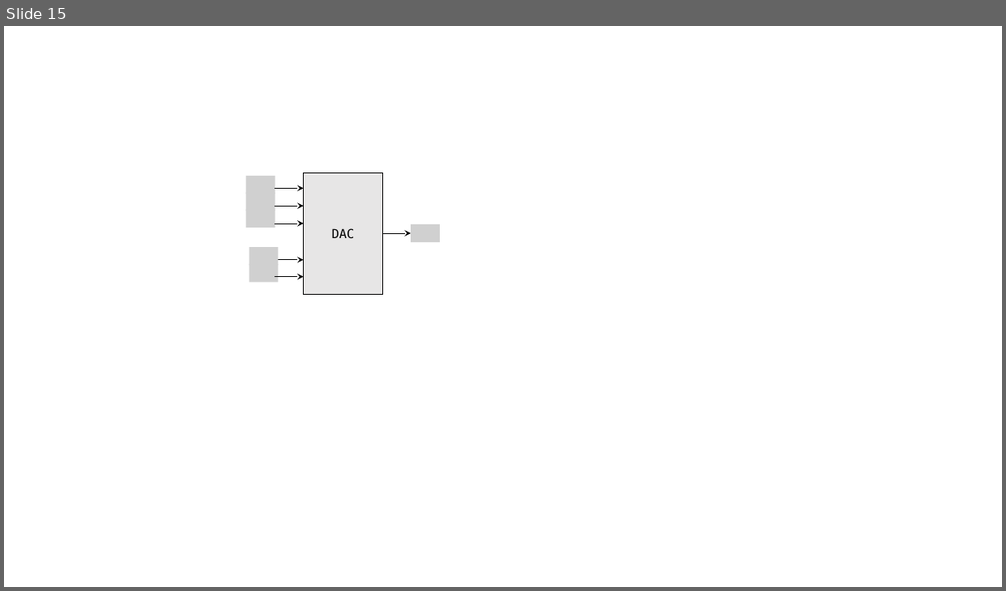
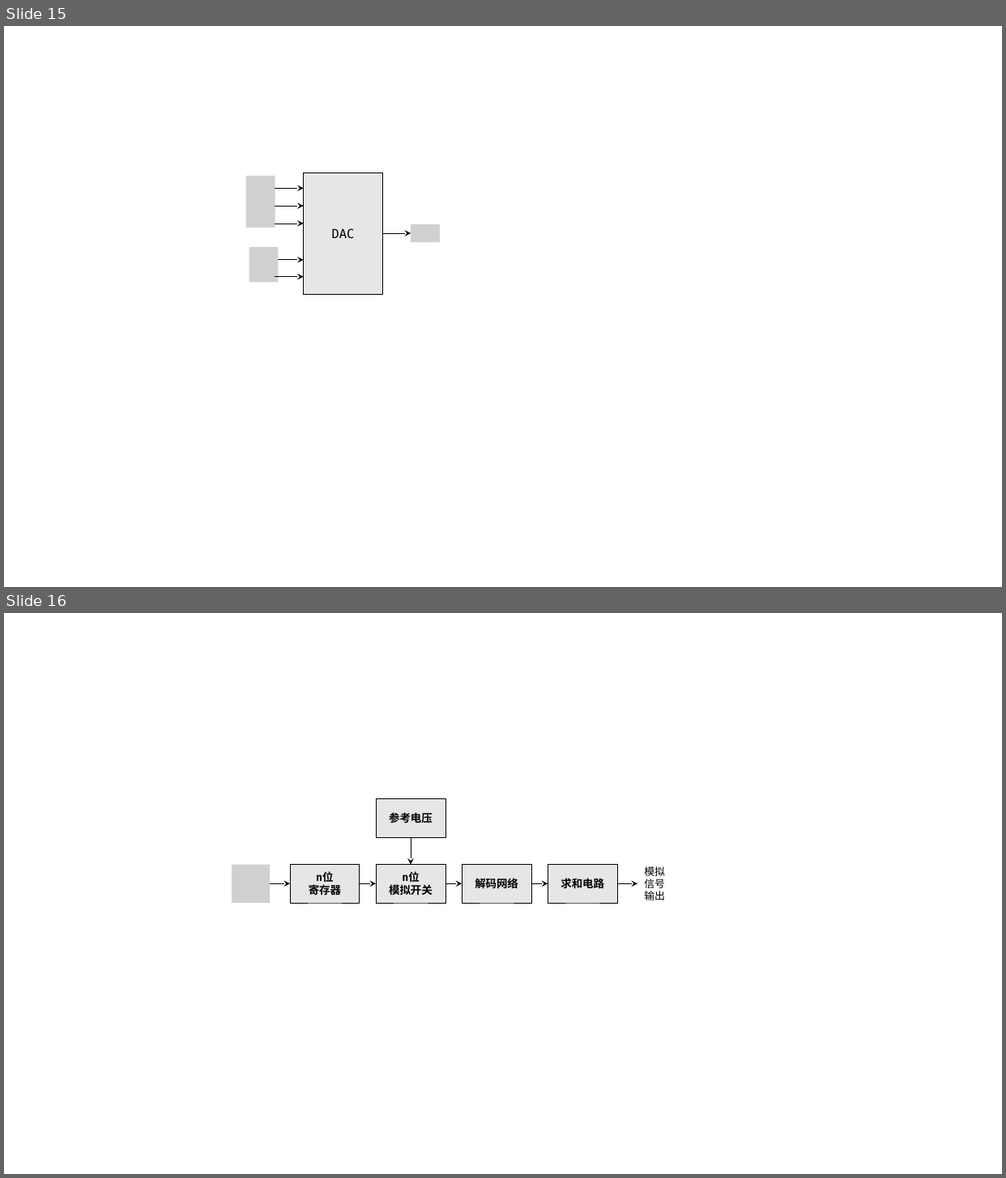
Before and after one commit to zyldgd/document, a slide deck: src/ppt/标图.pptx. Shown one above the other, each under a label of ours: slide 15 before the commit, slides 15 and 16 after it. The pictures are 1006x591 and 1006x1178 pixels, drawn with LibreOffice and Linux fonts; fonts in the diff are those of the drawing; grey boxes stand for pictures. Boxes give left, top, right and bottom in pixels: in the first picture for what was removed or moved away, otherwise in the second. Text is boxed around its words. In the diff, an @@ line names an element or a change of style, - is before the commit and + after.

```diff
--- a/src/ppt/标图.pptx
+++ b/src/ppt/标图.pptx
@@ slide 16 added at [4, 613, 1002, 1174], background #FFFFFF @@
@@ rectangle added at [376, 799, 445, 837], fill #E7E6E6, outline #000000 0.5 pt, 10.5 pt, text #000000, bold @@
+参考电压
@@ arrow added from (411, 837) to (411, 865), #000000 0.5 pt @@
@@ picture added at [232, 865, 270, 903] @@
@@ rectangle added at [290, 865, 360, 903], fill #E7E6E6, outline #000000 0.5 pt, 10.5 pt, text #000000, bold @@
+n位
+寄存器
@@ rectangle added at [376, 865, 445, 903], fill #E7E6E6, outline #000000 0.5 pt, 10.5 pt, text #000000, bold @@
+n位
+模拟开关
@@ rectangle added at [462, 865, 532, 903], fill #E7E6E6, outline #000000 0.5 pt, 10.5 pt, text #000000, bold @@
+解码网络
@@ rectangle added at [548, 865, 617, 903], fill #E7E6E6, outline #000000 0.5 pt, 10.5 pt, text #000000, bold @@
+求和电路
@@ text added at [644, 867, 665, 901], 10 pt, text #000000 @@
+模拟
+信号
+输出
@@ arrow added from (270, 884) to (290, 884), #000000 0.5 pt @@
@@ arrow added from (360, 884) to (376, 884), #000000 0.5 pt @@
@@ arrow added from (445, 884) to (462, 884), #000000 0.5 pt @@
@@ arrow added from (532, 884) to (548, 884), #000000 0.5 pt @@
@@ arrow added from (618, 884) to (637, 884), #000000 0.5 pt @@
```
Also in this commit, not shown: 4 other slides added, 2 other files.
